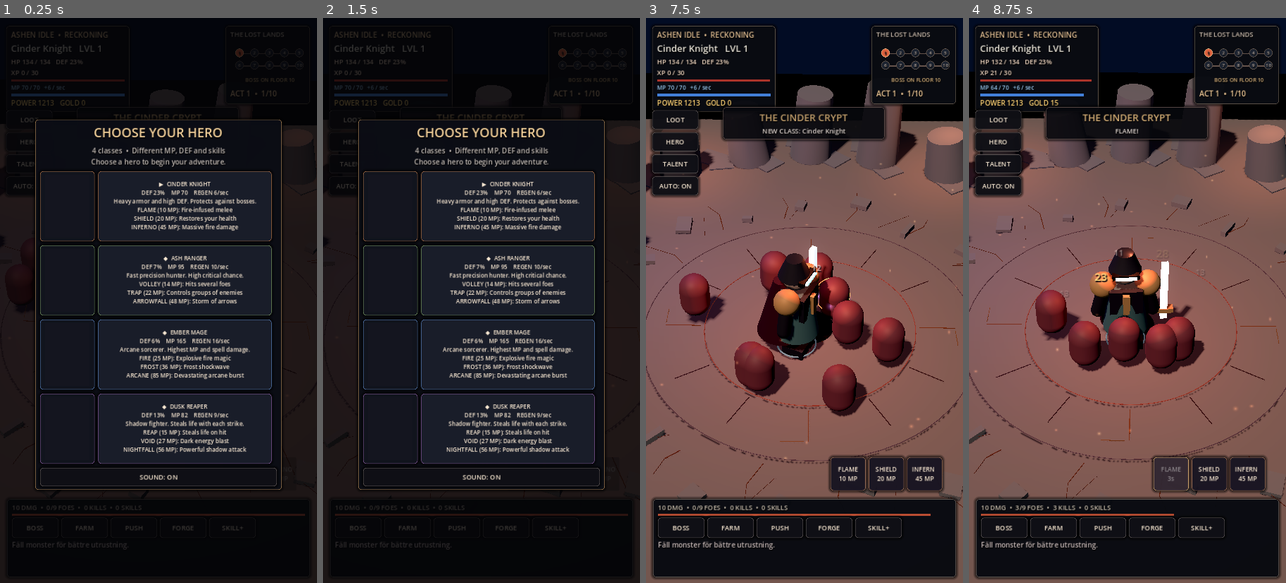
Above: before the commit, frames 1-4 (left to right).
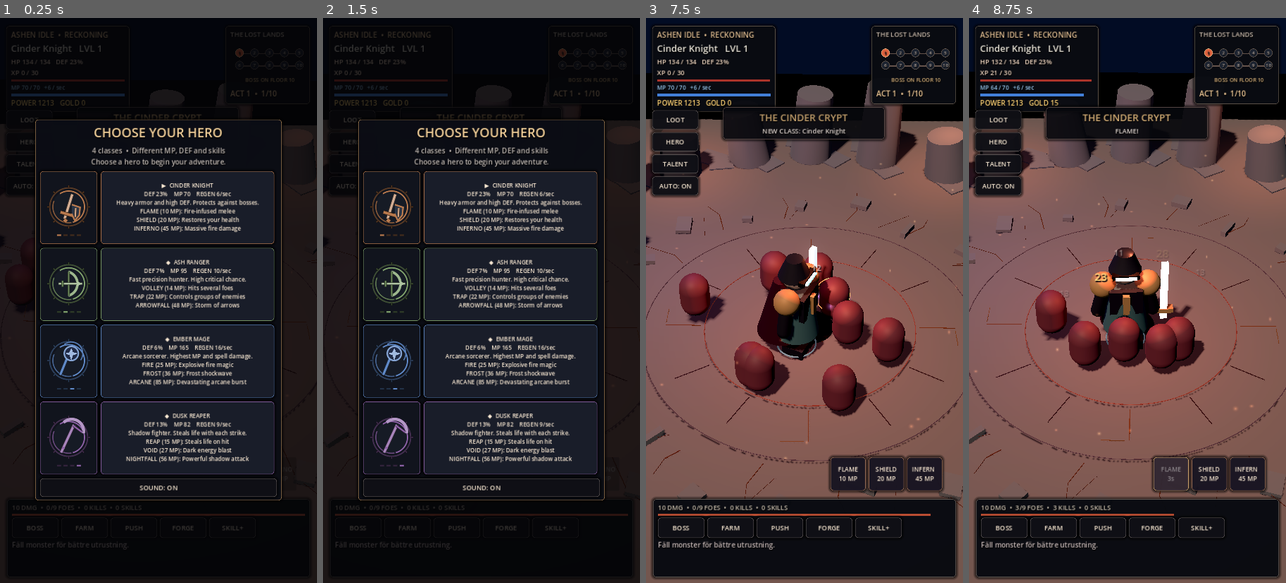
Above: after the commit, the same moments.

Repository: bananofil-wq/AshenIdle
Game: Godot game, scene res://scenes/main.tscn
The game is run twice, just before and just after one commit, with the same random seed, the same clock (stepped at 60 frames per second) and the same inputs.
Inputs:
- Up to frame 1 (0.25 s): no input
- Up to frame 2 (1.5 s): click "LOOT" at 0.5 s; click "HERO" at 1.25 s
- Up to frame 3 (7.5 s): click "TALENT" at 2 s; click "AUTO: ON" at 2.75 s; click "BOSS" at 3.5 s; click "FARM" at 4.25 s; click "PUSH" at 5 s; click "FORGE" at 5.75 s; click "SKILL+" at 6.5 s; click "▶ CINDER KNIGHT DEF 23% MP 70…" at 7.25 s
- Up to frame 4 (8.75 s): click "FLAME 10 MP" at 8 s

The runs differ from the first frame. In frame 1, 13% of the frame differs, in the area x 11-89%, y 27-86%; in frame 2, 13%; in frame 3, less than 0.1%; in frame 4, less than 0.1%.

Commit message:
Replace empty offscreen class portraits with custom illustrated RPG emblems

Diff:
--- a/scripts/main.gd
+++ b/scripts/main.gd
@@ -628,53 +628,19 @@
 
 
 func _create_hero_preview(class_id: int) -> PanelContainer:
-    # Real in-engine 3D character portraits, not stock fantasy icons.
-    # Keep the four previews small and render only while the chooser is visible.
+    # Class identity is visual even when a nested 3D viewport fails to paint
+    # on mobile GL. The dungeon still uses the full 3D hero models in play.
     var accent: Color = [Color("b8794d"), Color("81a36d"), Color("608ac9"), Color("8e62a8")][class_id]
     var frame := PanelContainer.new()
     frame.custom_minimum_size = Vector2(108, 149)
     frame.add_theme_stylebox_override("panel", _skin(Color("11141d"), accent))
-    var viewport_box := SubViewportContainer.new()
-    viewport_box.custom_minimum_size = Vector2(102, 143)
-    viewport_box.stretch = true
-    frame.add_child(viewport_box)
-    var preview := SubViewport.new()
-    preview.size = Vector2i(102, 143)
-    # The chooser starts hidden, so WHEN_VISIBLE can leave nested Android
-    # subviewports unrendered after the popup is opened. Force a tiny live view.
-    preview.transparent_bg = false
-    preview.own_world_3d = true
-    preview.render_target_update_mode = SubViewport.UPDATE_ALWAYS
-    viewport_box.add_child(preview)
-
-    var characters: Array = ["ashen_armored_knight", "ashen_ranger", "ashen_mage", "ashen_shadow_knight"]
-    var packed: PackedScene = _get_asset_scene(characters[class_id])
-    if packed != null:
-        var statue: Node3D = packed.instantiate() as Node3D
-        if statue != null:
-            preview.add_child(statue)
-            _fit_visual_model(statue, 1.78)
-            statue.rotation.y = PI
-    var camera := Camera3D.new()
-    preview.add_child(camera)
-    camera.position = Vector3(1.8, 1.74, 3.75)
-    camera.look_at(Vector3(0, 0.96, 0), Vector3.UP)
-    camera.fov = 37.0
-    camera.current = true
-    var highlight := DirectionalLight3D.new()
-    preview.add_child(highlight)
-    highlight.rotation_degrees = Vector3(-39, -24, 0)
-    highlight.light_color = accent.lightened(0.43)
-    highlight.light_energy = 2.1
-    var environment := WorldEnvironment.new()
-    var palette := Environment.new()
-    palette.background_mode = Environment.BG_COLOR
-    palette.background_color = Color("14151f")
-    palette.ambient_light_source = Environment.AMBIENT_SOURCE_COLOR
-    palette.ambient_light_color = Color("c0b2b3")
-    palette.ambient_light_energy = 0.65
-    environment.environment = palette
-    preview.add_child(environment)
+    var emblem_script: Script = preload("res://scripts/class_emblem.gd")
+    var emblem: Control = emblem_script.new() as Control
+    emblem.set("class_id", class_id)
+    emblem.set("accent", accent)
+    emblem.custom_minimum_size = Vector2(108, 149)
+    emblem.mouse_filter = Control.MOUSE_FILTER_IGNORE
+    frame.add_child(emblem)
     return frame
 
 
